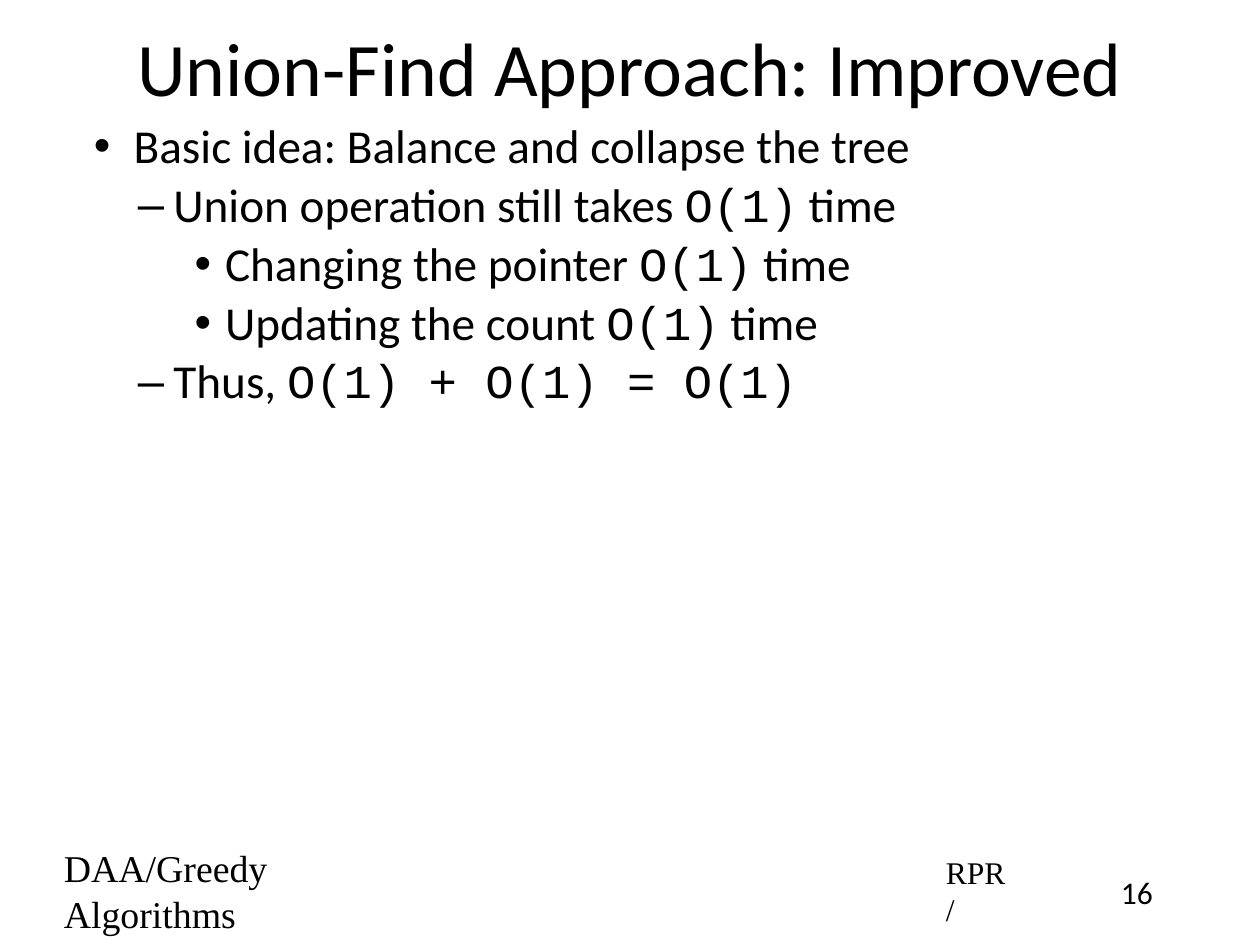
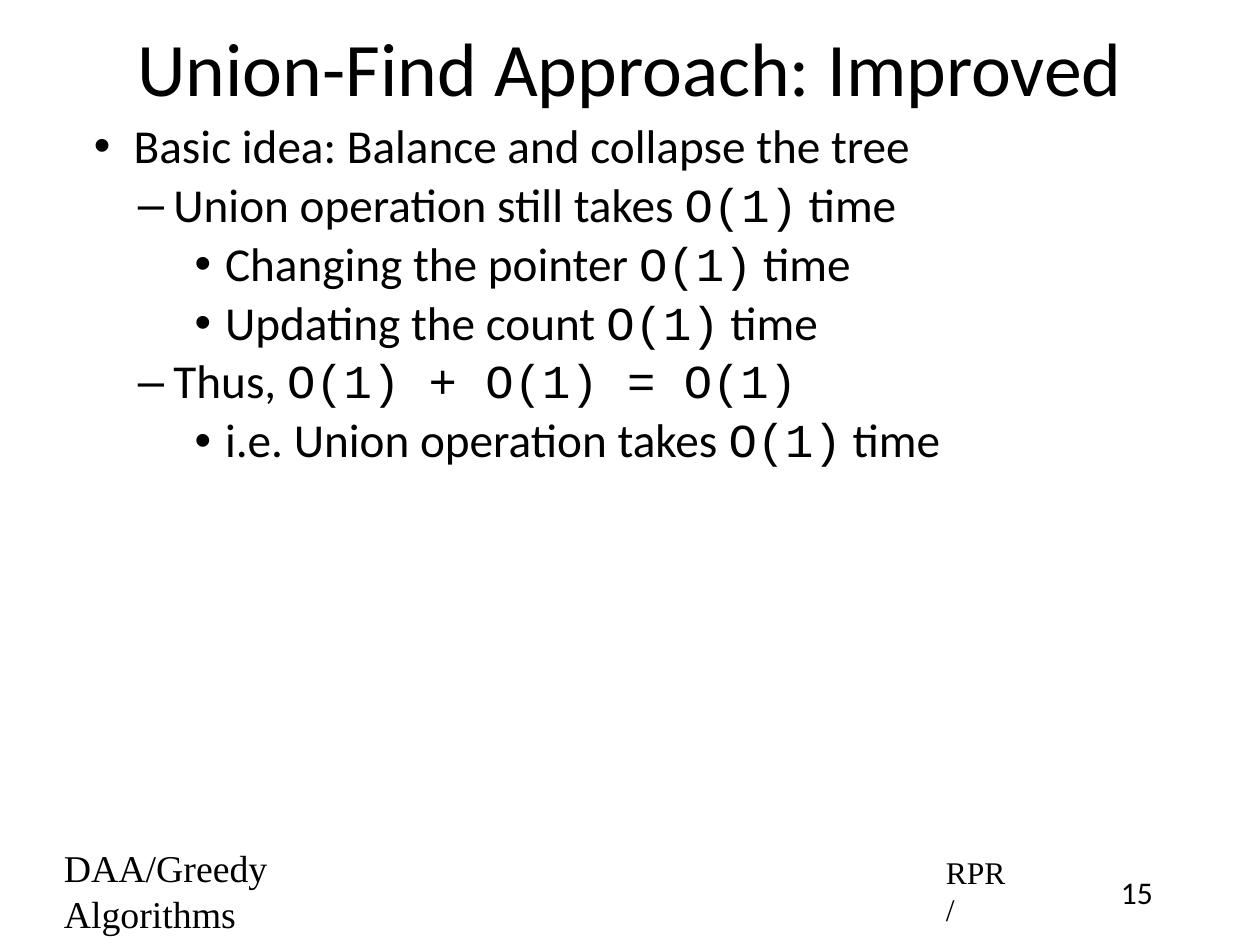
Before and after one commit to rprustagi/2019-17CS43-DAA, a slide deck: slide 15 of Slides-RPR/2019-H1-DAA-L25-Greedy-Algo-MCST-Kruskal.pptx (slide 16 before the commit). Drawn at 1260x945 pixels with LibreOffice and Linux fonts; fonts in the diff are those of the drawing. Boxes give left, top, right and bottom in pixels: in the first picture for what was removed or moved away, otherwise in the second. Text is boxed around its words. In the diff, an @@ line names an element or a change of style, - is before the commit and + after.

```diff
--- a/Slides-RPR/2019-H1-DAA-L25-Greedy-Algo-MCST-Kruskal.pptx
+++ b/Slides-RPR/2019-H1-DAA-L25-Greedy-Algo-MCST-Kruskal.pptx
@@ text at [225, 424, 940, 467]: paragraph added @@
+    • i.e. Union operation takes O(1) time
@@ page number at [1121, 883, 1153, 905]: text changed @@
-16
+15
```
Also in this commit, not shown: 6 other slides changed, 1 slide removed, 2 other files.
